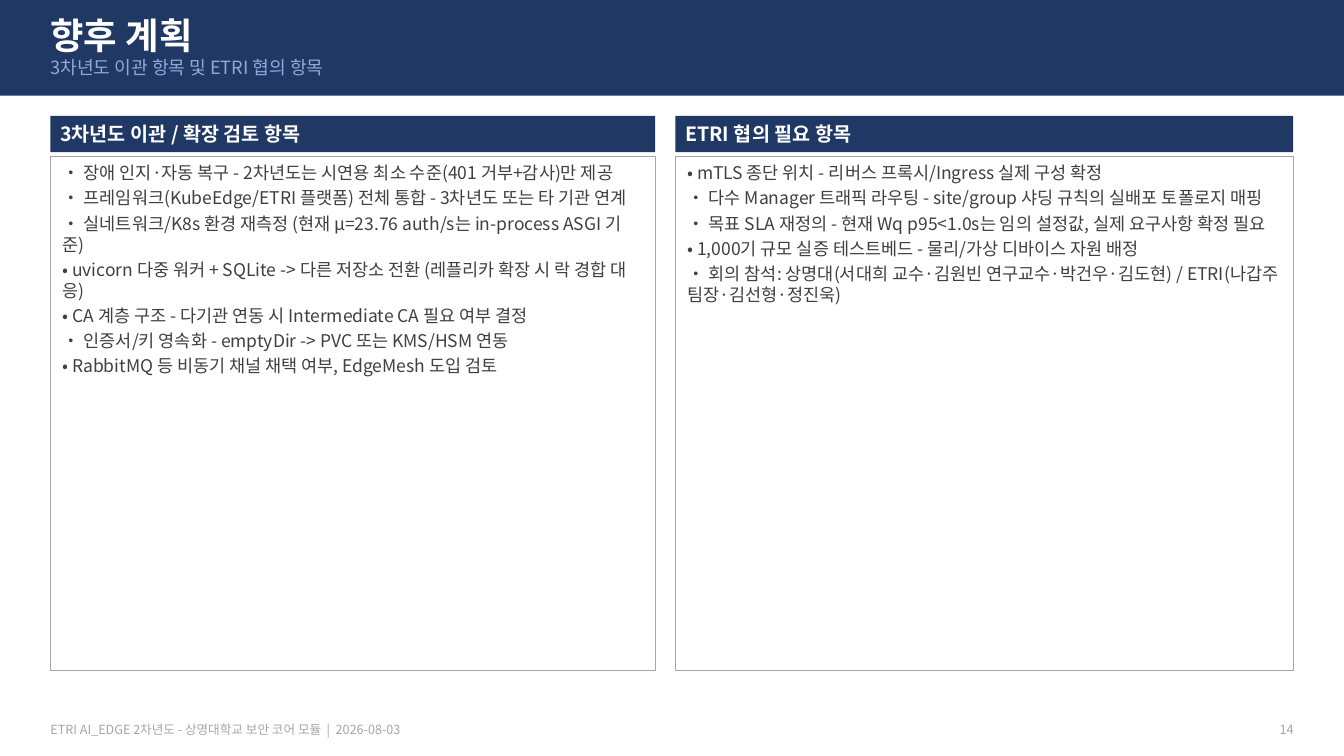
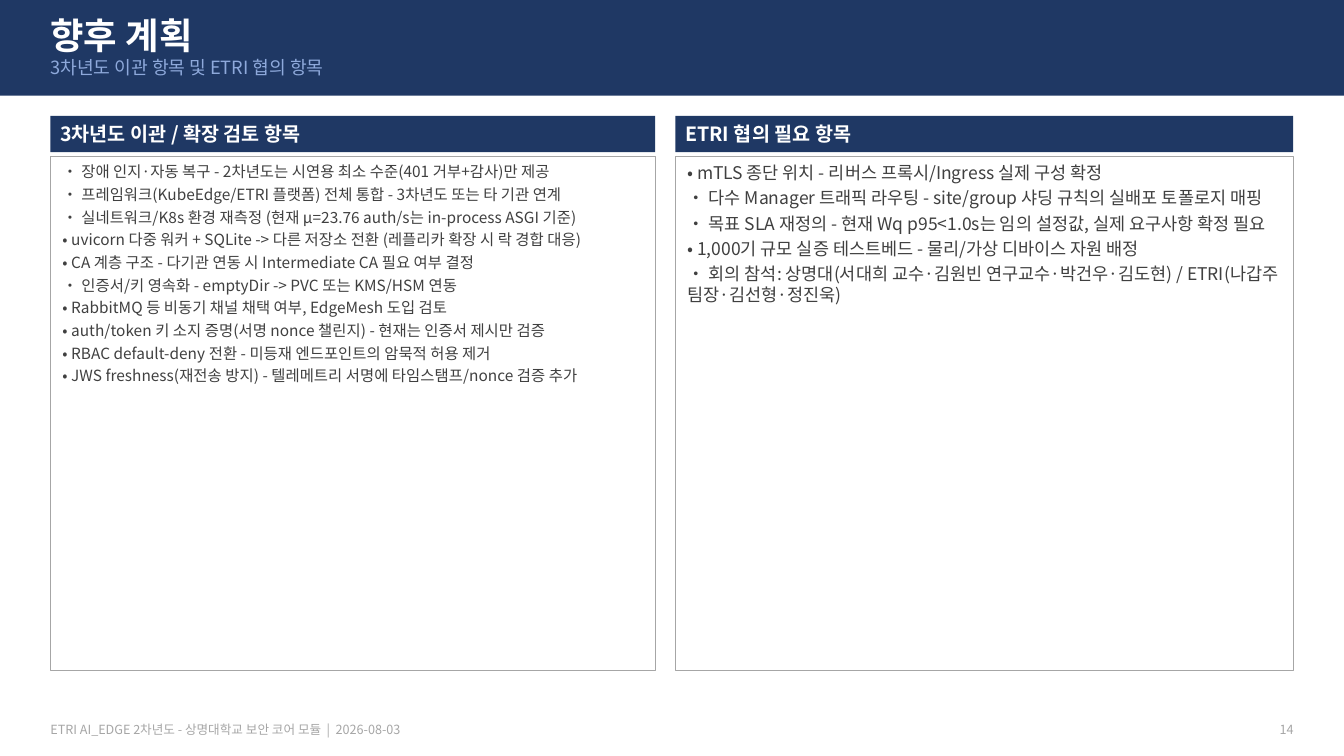
Before and after one commit to 55wind/kubeedge-edge-prototype, a slide deck: slide 14 of ppt/ETRI_2차년도_수행항목_매핑.pptx. Drawn at 1344x756 pixels with LibreOffice and Linux fonts; fonts in the diff are those of the drawing. Boxes give left, top, right and bottom in pixels: in the first picture for what was removed or moved away, otherwise in the second. Text is boxed around its words. In the diff, an @@ line names an element or a change of style, - is before the commit and + after.

```diff
--- a/ppt/ETRI_2차년도_수행항목_매핑.pptx
+++ b/ppt/ETRI_2차년도_수행항목_매핑.pptx
@@ text at [71, 164, 581, 317]: size 12.5 to 11 pt in "• 장애 인지·자동 복구 - 2차년도는 시연용 ...", "• 프레임워크(KubeEdge/ETRI 플랫폼) 전체 통합 - 3차년도 ...", "• 실네트워크/K8s 환경 재측정 (현재 μ=23.76 auth/s는 ...", "• uvicorn 다중 워커 + SQLite -> ..." and 3 more places @@
@@ text at [71, 323, 577, 384]: paragraphs added @@
+• auth/token 키 소지 증명(서명 nonce 챌린지) - 현재는 인증서 제시만 검증
+• RBAC default-deny 전환 - 미등재 엔드포인트의 암묵적 허용 제거
+• JWS freshness(재전송 방지) - 텔레메트리 서명에 타임스탬프/nonce 검증 추가
```
Also in this commit, not shown: 11 other files.
